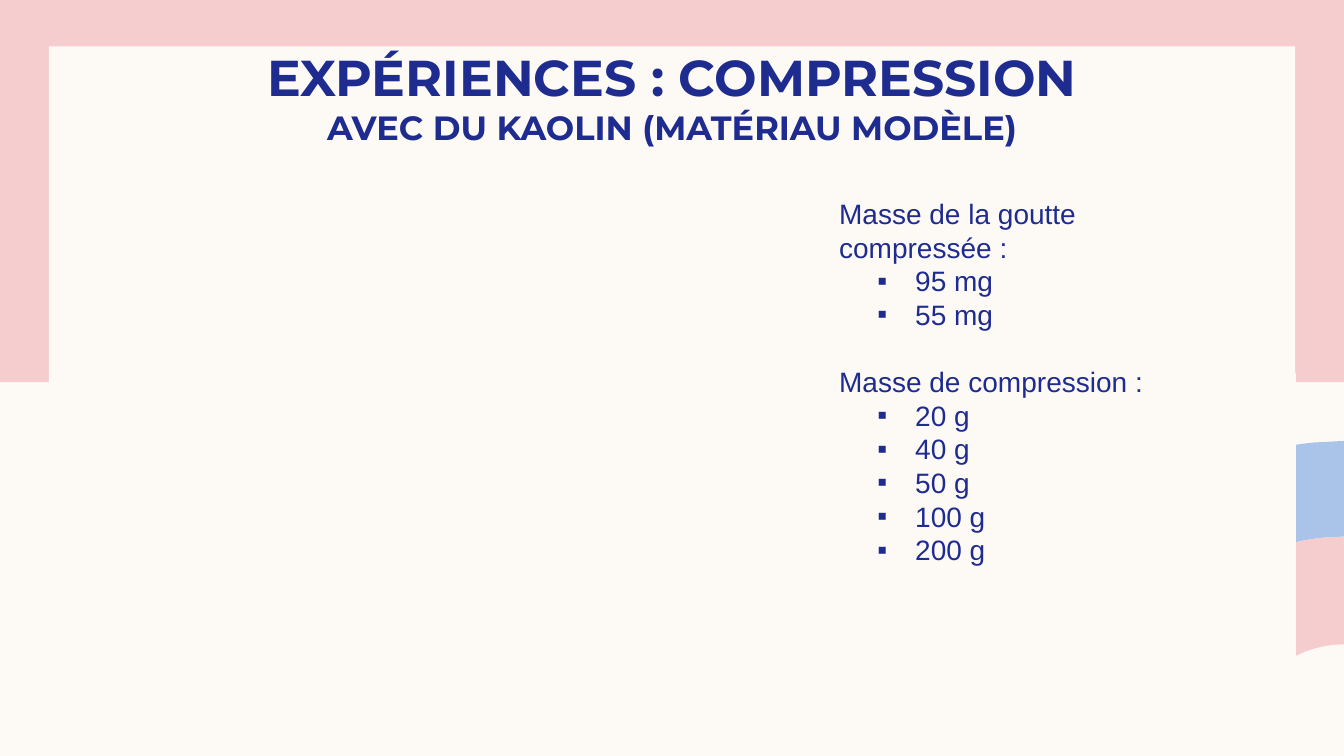
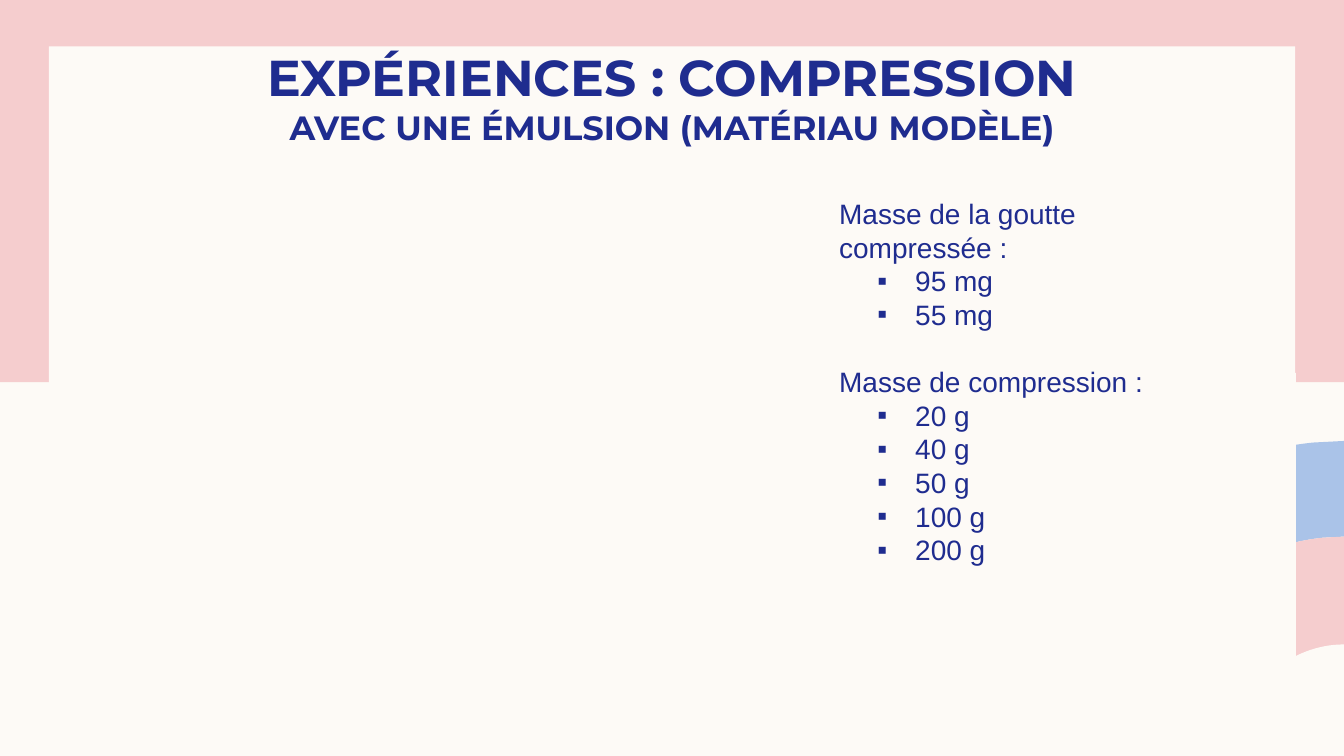
Before and after one commit to Josephine-gith/VS, a slide deck: slide 9 of PPT/Viscoplastic Squeeze pptGE 2.pptx. Drawn at 1344x756 pixels with LibreOffice and Linux fonts; fonts in the diff are those of the drawing. Boxes give left, top, right and bottom in pixels: in the first picture for what was removed or moved away, otherwise in the second. Text is boxed around its words. In the diff, an @@ line names an element or a change of style, - is before the commit and + after.

```diff
--- a/PPT/Viscoplastic Squeeze pptGE 2.pptx
+++ b/PPT/Viscoplastic Squeeze pptGE 2.pptx
@@ title at [267,50,1077,147]: text changed @@
-EXPÉRIENCES : COMPRESSION
-AVEC DU KAOLIN (MATÉRIAU MODÈLE)
+EXPÉRIENCES : COMPRESSION
+AVEC UNE ÉMULSION (MATÉRIAU MODÈLE)
```
Also in this commit, not shown: 1 other slide changed, 1 slide added, 1 slide removed, 25 other files.
